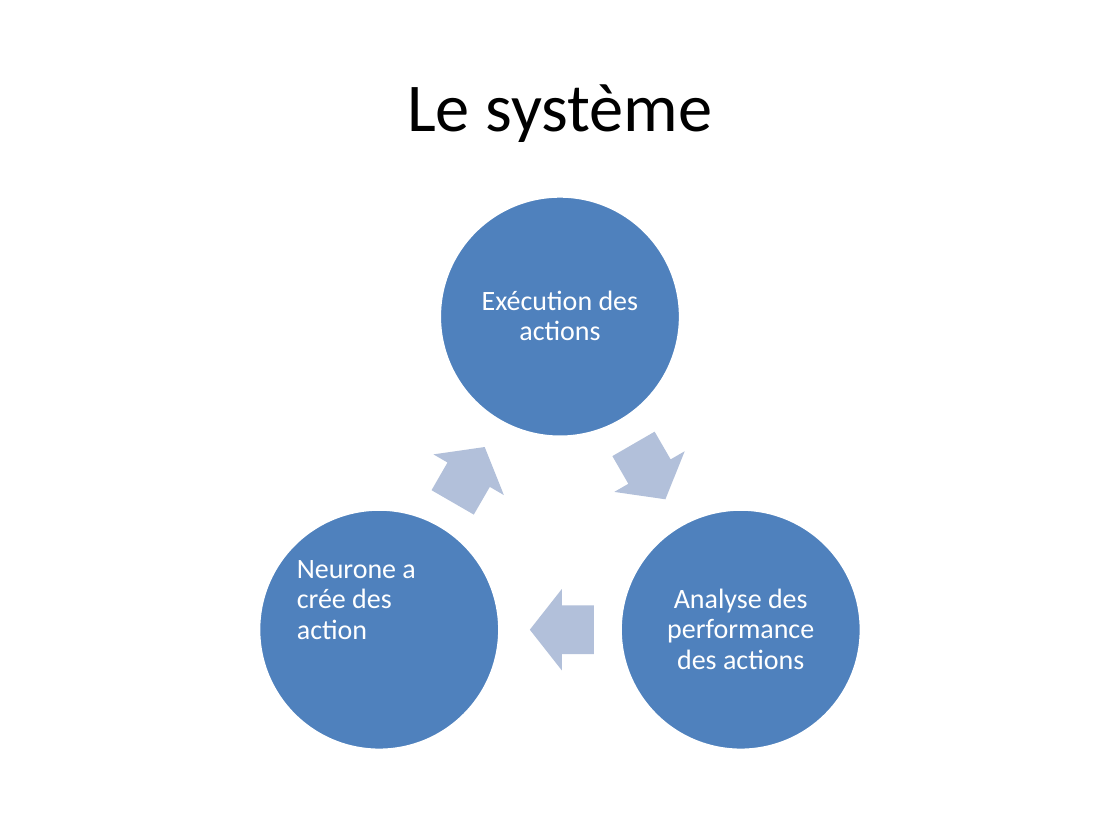
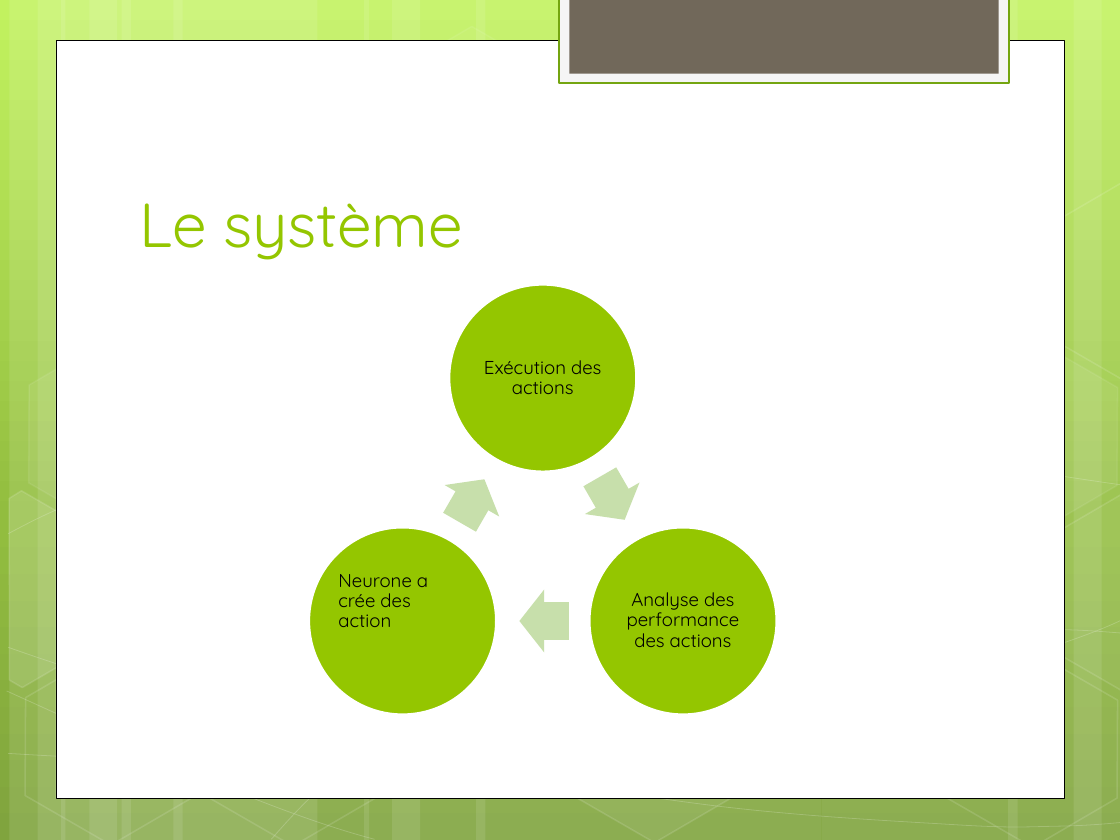
Before and after one commit to Surogate/ai-playground, a slide deck: slide 4 of Pattern Matcher.pptx. Drawn at 1120x840 pixels with LibreOffice and Linux fonts; fonts in the diff are those of the drawing. Boxes give left, top, right and bottom in pixels: in the first picture for what was removed or moved away, otherwise in the second. Text is boxed around its words. In the diff, an @@ line names an element or a change of style, - is before the commit and + after.

Commit message:
Encapsulation de la construction de l'ActionStore Maj du ppt

```diff
--- a/Pattern Matcher.pptx
+++ b/Pattern Matcher.pptx
@@ background #FFFFFF to gradient #C3F35F to #93BF3F to #81A53E @@
@@ rectangle added at <box>559,0,1009,83</box>, fill #F5F5F5, outline #74A510 1.25 pt @@
@@ rectangle added at <box>569,0,998,74</box>, fill #71685A @@
@@ rectangle added at <box>56,40,1064,797</box>, fill #FFFFFF, outline #000000 0.5 pt @@
@@ title "Le système": place and size @@
-title "Le système" at <box>407,84,712,142</box>
+title "Le système" at <box>139,203,464,260</box>
@@ title "Le système" at <box>139,203,464,260</box>: size 44 to 40 pt, font Calibri to Quicksand, text colour #000000 to #94C600; alignment centre to left; vertical alignment middle to bottom @@
@@ group added at <box>0,0,1120,840</box>: 12 rectangles, 8 freeform shapes, 8 hexagons @@
@@ fill #4F81BD to #94C600; outline #FFFFFF 2 pt to #FFFFFF 1.25 pt in 3 elements at <box>309,528,496,715</box>, <box>589,528,776,715</box>, <box>449,284,636,472</box> @@
@@ ellipse: place and size @@
-ellipse at <box>439,196,680,437</box>
+ellipse at <box>449,284,636,472</box>
@@ size 18 to 12 pt, font Calibri to Quicksand, text colour #FFFFFF to #000000; less space between paragraphs in 3 elements at <box>338,574,428,627</box>, <box>627,592,740,647</box>, <box>484,360,601,394</box> @@
@@ text "Exécution des actions": place and size @@
-text "Exécution des actions" at <box>482,290,639,340</box>
+text "Exécution des actions" at <box>484,360,601,394</box>
@@ right arrow: place and size @@
-right arrow at <box>417,427,520,524</box>
+right arrow at <box>432,464,511,538</box>
@@ fill #B3C1DB to #C8DFAB in 3 elements at <box>520,589,569,652</box>, <box>432,464,511,538</box>, <box>572,461,651,535</box> @@
@@ right arrow: place and size @@
-right arrow at <box>598,424,700,520</box>
+right arrow at <box>572,461,651,535</box>
@@ ellipse: place and size @@
-ellipse at <box>259,510,500,750</box>
+ellipse at <box>309,528,496,715</box>
@@ ellipse: place and size @@
-ellipse at <box>620,510,861,750</box>
+ellipse at <box>589,528,776,715</box>
@@ text "Neurone a crée des action": place and size @@
-text "Neurone a crée des action" at <box>297,560,415,639</box>
+text "Neurone a crée des action" at <box>338,574,428,627</box>
@@ text "Analyse des performance des actions": place and size @@
-text "Analyse des performance des actions" at <box>667,588,814,669</box>
+text "Analyse des performance des actions" at <box>627,592,740,647</box>
@@ right arrow: place and size @@
-right arrow at <box>530,589,594,671</box>
+right arrow at <box>520,589,569,652</box>
```
Also in this commit, not shown: 7 other slides changed, 5 other files.
